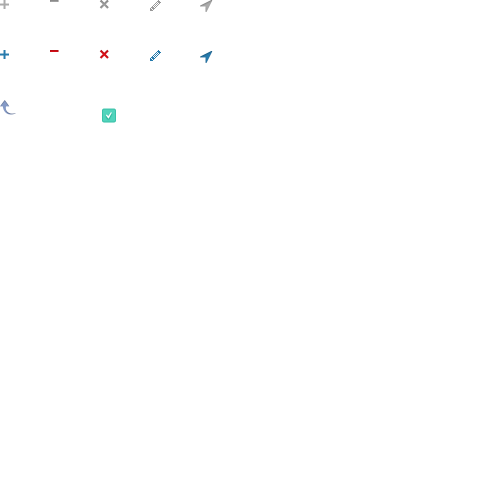
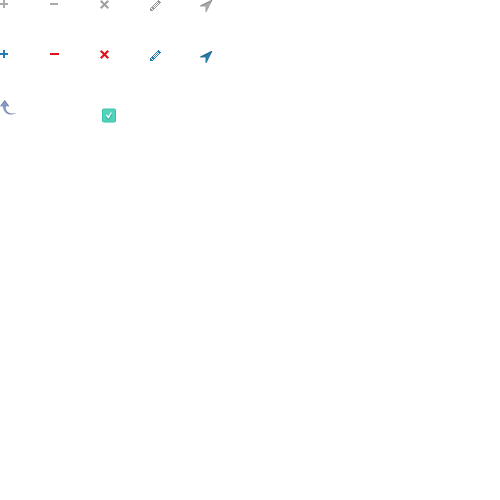
Layer changes from the first (500, 500) image to the second:
moved "Shape 9 copy 3" above "Shape 9 copy 2", painted on it over (100, 49, 109, 59)
moved "Shape 9 copy 2" above "Rectangle 1 copy 5", painted on it over (100, 0, 109, 9)
renamed "Rectangle 1 copy 3" to "Rectangle 1 copy 5", moved it above "Rectangle 1 copy 4", painted on it over (0, 0, 9, 9)
moved "Rectangle 1 copy 4" in the stack, painted on it over (0, 50, 9, 59)
painted on "Rectangle 1 copy 2" over (50, 50, 59, 55)
painted on "Rectangle 1 copy" over (50, 0, 59, 5)
